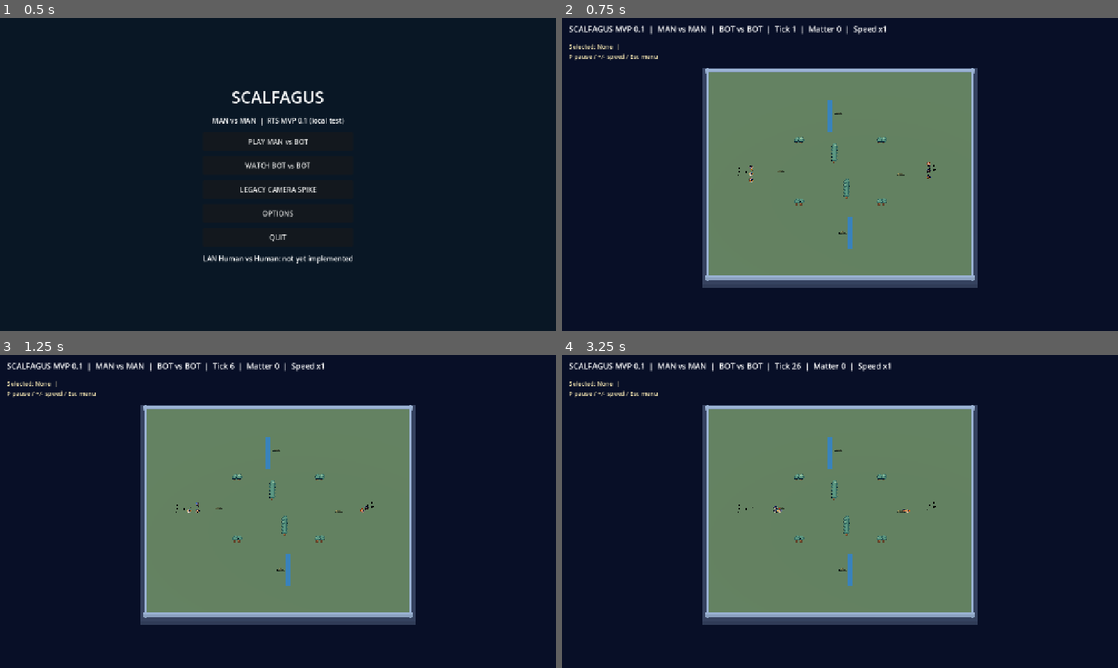
Above: before the commit, frames 1-4 (two rows, left to right).
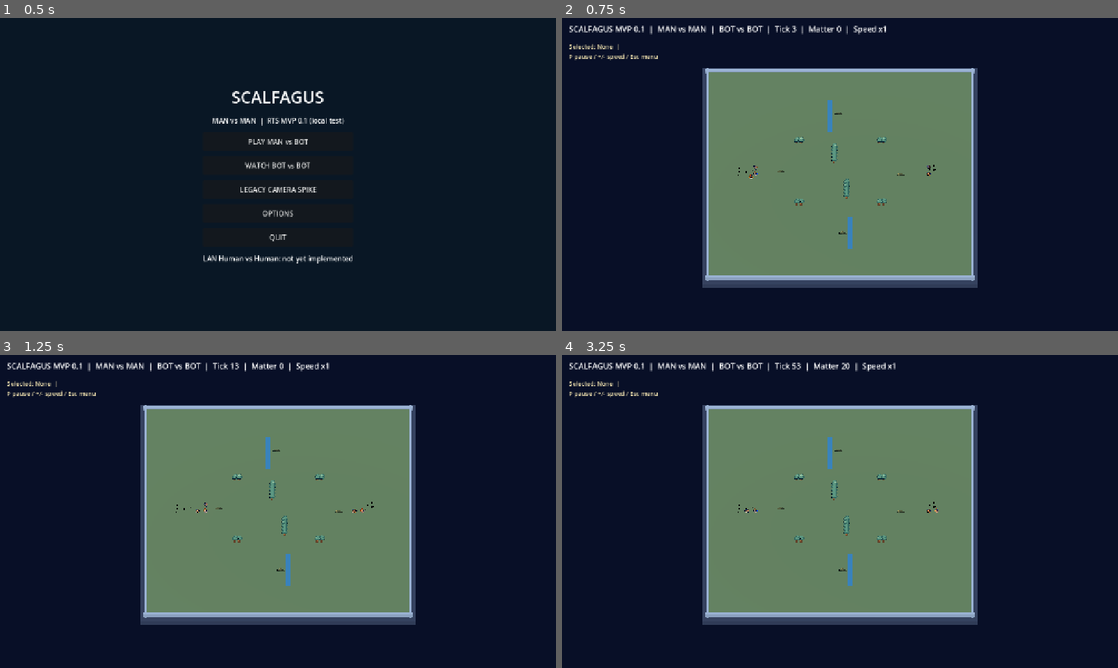
Above: after the commit, the same moments.

Repository: roktiw/scalfagus
Game: Godot game, scene res://scenes/menu.tscn
Two runs of this game, one before a commit and one after it. Both use one fixed random seed, a clock stepped at 60 frames per second and the inputs below.
Inputs (mouse positions are in pixels of both pictures, inside the frame that each line leads up to):
- Up to frame 1 (0.5 s): no input
- Up to frame 2 (0.75 s): click "WATCH BOT vs BOT" at 0.5 s
- Up to frame 3 (1.25 s): no input
- Up to frame 4 (3.25 s): tap Enter at 1.25 s; move the mouse to (962, 495) at 1.27 s; hold Right (ui_right) 1.28-2 s; tap Tab at 1.35 s; click (962, 495) at 1.42 s; drag from (728, 527) to (812, 574) at 2.02 s; move the mouse to (895, 442) at 2.77 s; hold Right (ui_right) from 2.78 s (still down); hold E from 2.78 s (still down)

Frame 1 is identical in both runs. In frame 2, less than 0.1% of the frame differs, in the area x 33-67%, y 2-53%; in frame 3, 0.3%, in the area x 33-67%, y 2-51%; in frame 4, 0.2%.

Commit message:
feat(gui): drive native MAN mirror match from shared 20Hz fixed-tick schedule

Diff:
--- a/apps/game/scripts/mirror_view.gd
+++ b/apps/game/scripts/mirror_view.gd
@@ -3,6 +3,7 @@
 # First playable visualization of MVP 0.1's shared authoritative MAN rules.
 # This is local Human-vs-Bot / Bot-vs-Bot; LAN Human-vs-Human is a later gate.
 const MATCH = preload("res://scripts/mirror_match_state.gd")
+const TIMING = preload("res://scripts/mirror_timing.gd")
 const VIEW_SCRIPT = preload("res://scripts/directional_sprite_5.gd")
 const WORKER_ATLAS = preload("res://assets/man_worker_32x48_idle_5view.png")
 const LANDER_ATLAS = preload("res://assets/man_lander_128x128_unverified_5view.png")
@@ -340,9 +341,9 @@
     if not sim.finished and speed > 0:
         time_accumulator += delta * float(speed)
         var steps: int = 0
-        while time_accumulator >= 0.1 and steps < 32:
+        while time_accumulator >= TIMING.TICK_SECONDS and steps < 32:
             sim.advance()
-            time_accumulator -= 0.1
+            time_accumulator -= TIMING.TICK_SECONDS
             steps += 1
         if steps > 0:
             _sync_visuals()
